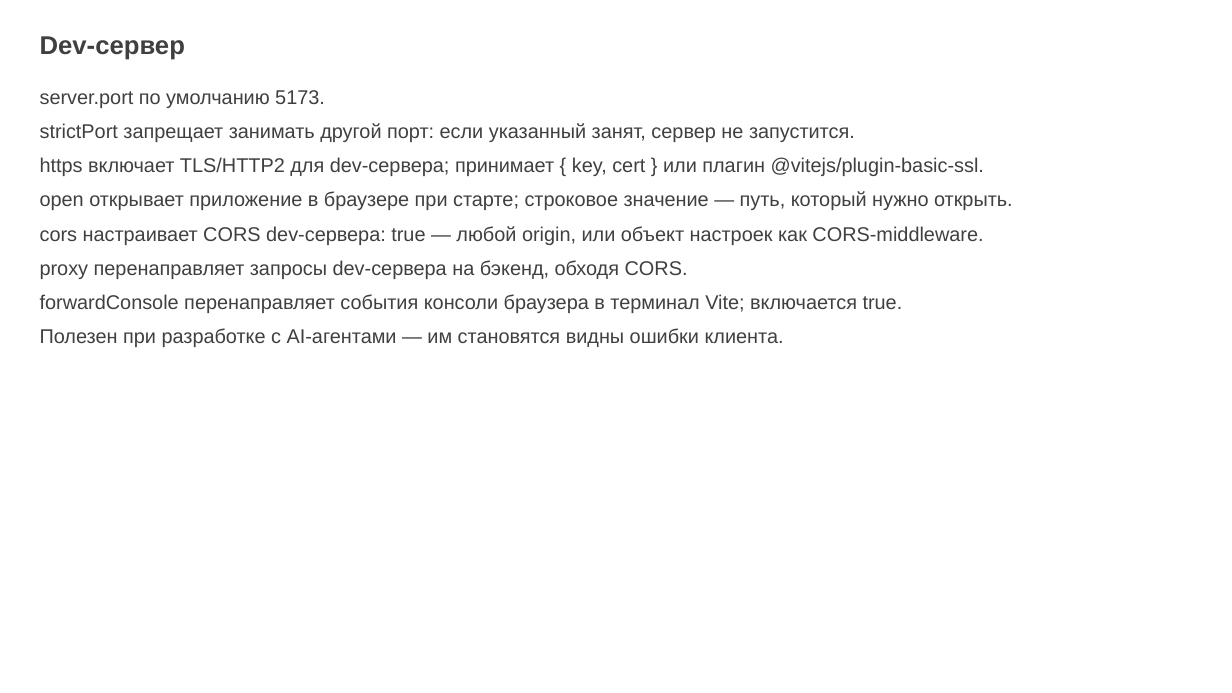
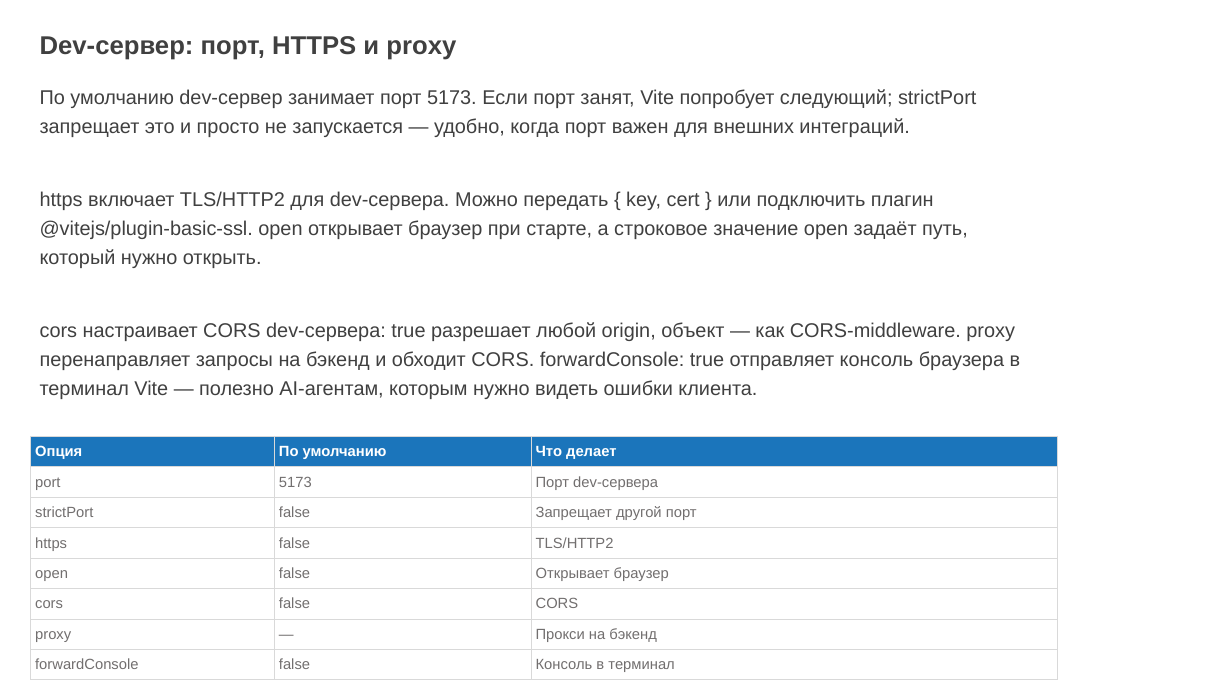
Before and after one commit to ErnandesDaniel/mephi-higher-engineering-school-lectures, a slide deck: slide 11 of lecture-1/modern-frontend-tooling.pptx. Drawn at 1232x693 pixels with LibreOffice and Linux fonts; fonts in the diff are those of the drawing; background and template pictures are left out. Boxes give left, top, right and bottom in pixels: in the first picture for what was removed or moved away, otherwise in the second. Text is boxed around its words. In the diff, an @@ line names an element or a change of style, - is before the commit and + after.

Commit message:
refactor: rewrite lecture deck with richer prose, code examples and tables

```diff
--- a/lecture-1/modern-frontend-tooling.pptx
+++ b/lecture-1/modern-frontend-tooling.pptx
@@ text at <box>40,36,456,60</box>: text changed @@
-Dev-сервер
+Dev-сервер: порт, HTTPS и proxy
@@ text at <box>40,89,1021,399</box>: text changed @@
-server.port по умолчанию 5173.
-strictPort запрещает занимать другой порт: если указанный занят, сервер не запустится.
-https включает TLS/HTTP2 для dev-сервера; принимает { key, cert } или плагин @vitejs/plugin-basic-ssl.
-open открывает приложение в браузере при старте; строковое значение — путь, который нужно открыть.
-cors настраивает CORS dev-сервера: true — любой origin, или объект настроек как CORS-middleware.
-proxy перенаправляет запросы dev-сервера на бэкенд, обходя CORS.
-forwardConsole перенаправляет события консоли браузера в терминал Vite; включается true.
-Полезен при разработке с AI-агентами — им становятся видны ошибки клиента.
+По умолчанию dev-сервер занимает порт 5173. Если порт занят, Vite попробует следующий; strictPort запрещает это и просто не запускается — удобно, когда порт важен для внешних интеграций.
+https включает TLS/HTTP2 для dev-сервера. Можно передать { key, cert } или подключить плагин @vitejs/plugin-basic-ssl. open открывает браузер при старте, а строковое значение open задаёт путь, который нужно открыть.
+cors настраивает CORS dev-сервера: true разрешает любой origin, объект — как CORS-middleware. proxy перенаправляет запросы на бэкенд и обходит CORS. forwardConsole: true отправляет консоль браузера в терминал Vite — полезно AI-агентам, которым нужно видеть ошибки клиента.
@@ table added at <box>30,436,1057,676</box>, 8 rows, 3 columns @@
+Опция | По умолчанию | Что делает
+port | 5173 | Порт dev-сервера
+strictPort | false | Запрещает другой порт
+https | false | TLS/HTTP2
+open | false | Открывает браузер
+cors | false | CORS
+proxy | — | Прокси на бэкенд
+forwardConsole | false | Консоль в терминал
```
Also in this commit, not shown: 22 other slides changed, 5 slides added, 8 slides removed, 1 other file.
